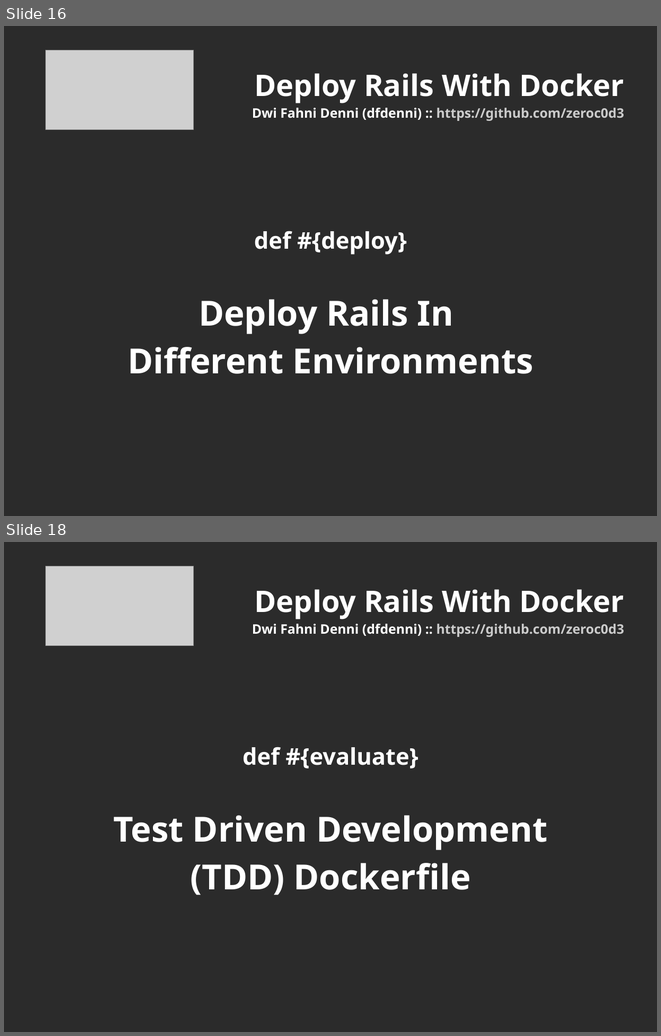
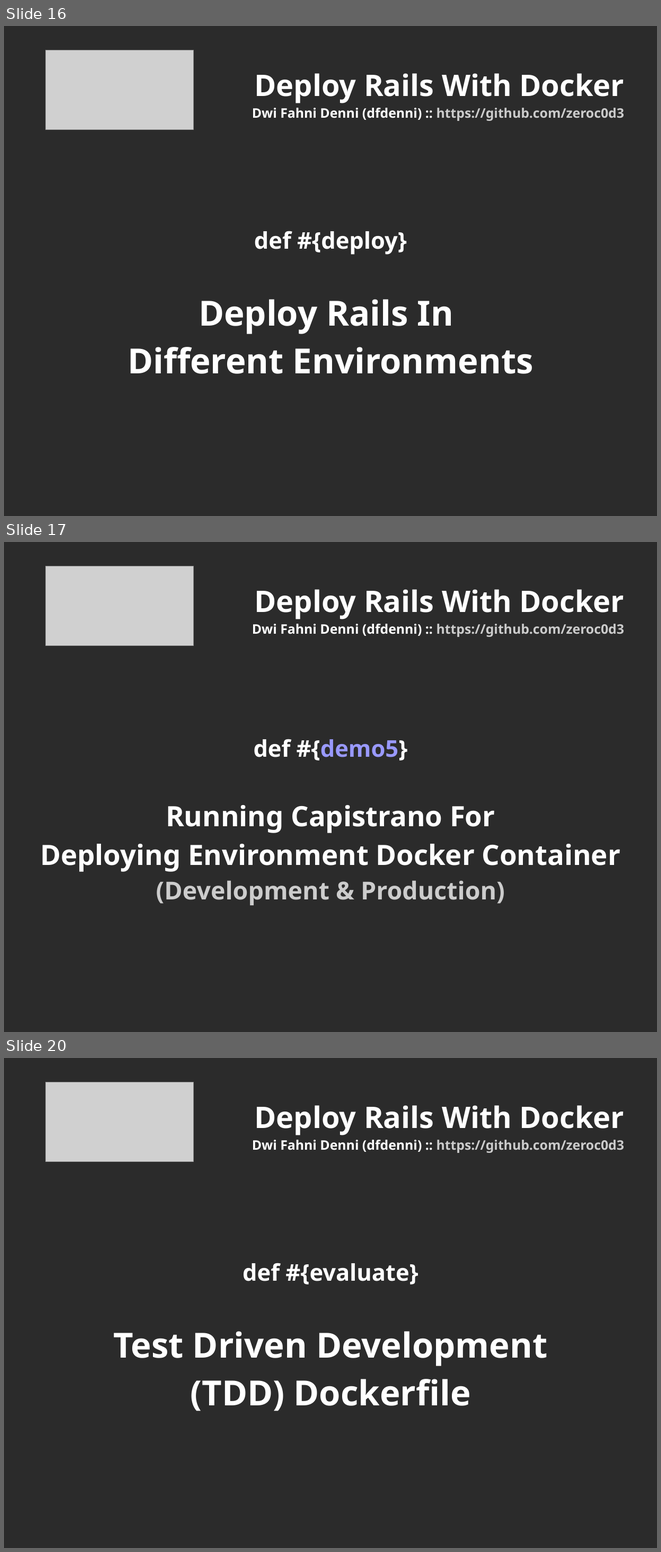
Before and after one commit to zeroc0d3/id-ruby-docker-rails, a slide deck: docs/docker_rails.odp. Shown one above the other, each under a label of ours: slides 16 and 18 before the commit, slides 16, 17 and 20 after it; the slides between them are not shown. The pictures are 661x1036 and 661x1552 pixels, drawn with LibreOffice and Linux fonts; fonts in the diff are those of the drawing; grey boxes stand for pictures; background and template pictures are left out; a plain dark background stands for a picture behind light text. Boxes give left, top, right and bottom in pixels: in the first picture for what was removed or moved away, otherwise in the second. Text is boxed around its words. In the diff, an @@ line names an element or a change of style, - is before the commit and + after.

```diff
--- a/docs/docker_rails.odp
+++ b/docs/docker_rails.odp
@@ slide 17 added at box(4, 542, 657, 1032), background picture (left out) @@
@@ picture added at box(45, 566, 194, 646) @@
@@ title added at box(252, 589, 625, 637), 16 pt, text #FFFFFF, bold @@
+Deploy Rails With Docker
+Dwi Fahni Denni (dfdenni) :: https://github.com/zeroc0d3
@@ subtitle added at box(40, 739, 620, 905), 34 pt, text #FFFFFF, bold @@
+def #{demo5}
+Running Capistrano For
+Deploying Environment Docker Container
+(Development & Production)
@@ what was slide 18 is now slide 20 @@
```
Also in this commit, not shown: 9 slides changed, 2 other slides added, 1 other file.
